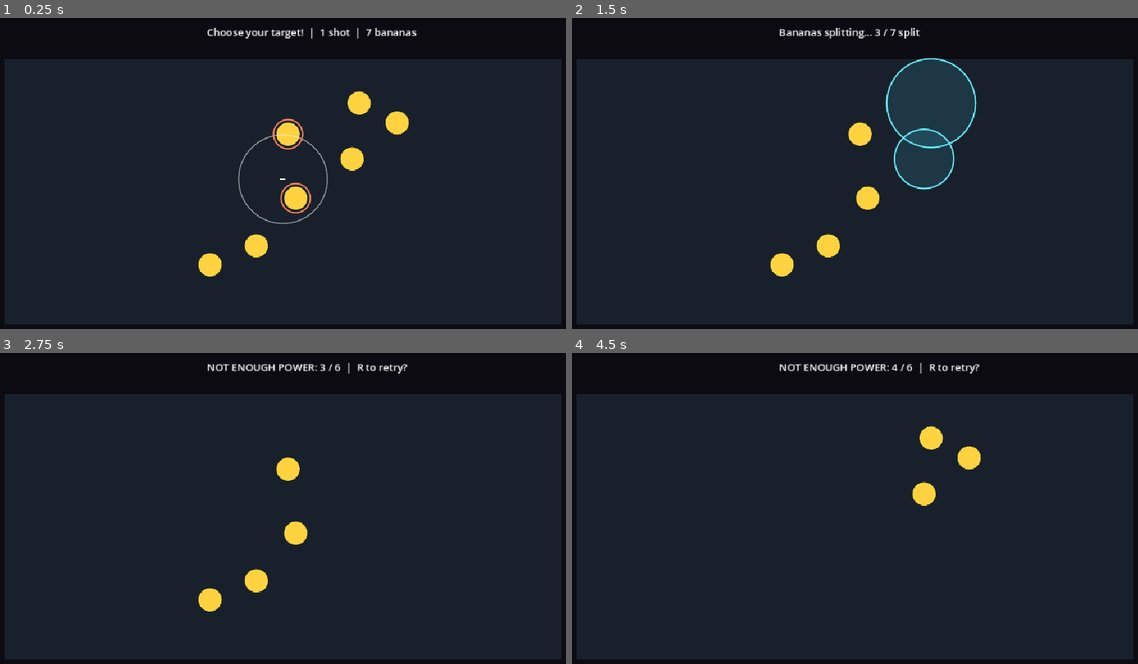
Above: before the commit, frames 1-4 (two rows, left to right).
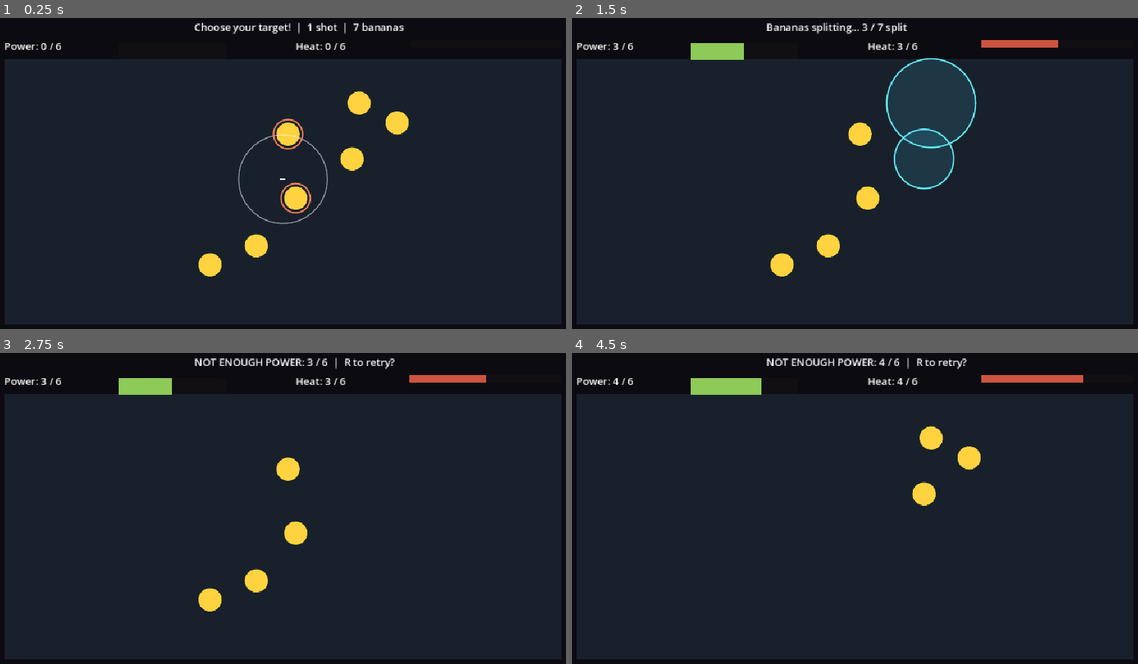
Above: after the commit, the same moments.

Repository: UnderstoodUseYourUsernameHere/banana-fission
Game: Godot game, scene res://scenes/main.tscn
Same seed, same stepped clock (60 frames per second), same inputs: the game is played once before the commit and once after it.
Inputs (mouse positions are in pixels of both pictures, inside the frame that each line leads up to):
- Up to frame 1 (0.25 s): no input
- Up to frame 2 (1.5 s): tap Enter at 0.5 s; move the mouse to (990, 161) at 0.52 s; press the mouse at (990, 161) at 0.53 s; hold Right 0.53-1.28 s; move the mouse to (730, 195) at 1.27 s; release the mouse at (730, 195) at 1.28 s; hold Down from 1.28 s (still down); tap Alt at 1.35 s; click (730, 195) at 1.42 s
- Up to frame 3 (2.75 s): move the mouse to (345, 440) at 2.02 s; release Down at 2.03 s; hold Right from 2.03 s (still down); tap Shift at 2.1 s; click (345, 440) at 2.17 s
- Up to frame 4 (4.5 s): tap R (restart) at 2.75 s; move the mouse to (826, 583) at 2.77 s; release Right at 2.78 s; hold Up 2.78-3.53 s; click (826, 583) at 2.85 s; move the mouse to (1036, 564) at 3.52 s; hold Left from 3.53 s (still down); tap Alt at 3.6 s; click (1036, 564) at 3.67 s; move the mouse to (673, 461) at 4.27 s; tap Shift at 4.35 s; click (673, 461) at 4.42 s

The runs differ from the first frame. In frame 1, 1.1% of the frame differs, in the area x 0-74%, y 1-11%; in frame 2, 1.7%; in frame 3, 1.9%; in frame 4, 2.2%, in the area x 0-91%, y 1-14%.

Commit message:
feat: add reactor power and heat meters

Diff:
--- a/scenes/main.tscn
+++ b/scenes/main.tscn
@@ -3,6 +3,12 @@
 [ext_resource type="Script" uid="uid://b38ta8saxrjul" path="res://scripts/main.gd" id="1_o5qli"]
 [ext_resource type="PackedScene" uid="uid://chn41nef2631r" path="res://scenes/banana.tscn" id="2_0wfyh"]
 [ext_resource type="Script" uid="uid://t482fluxjctx" path="res://scripts/aim.gd" id="3_sugp2"]
+
+[sub_resource type="StyleBoxFlat" id="StyleBoxFlat_pspmk"]
+bg_color = Color(0.5580934, 0.79221535, 0.34376252, 1)
+
+[sub_resource type="StyleBoxFlat" id="StyleBoxFlat_mi5ts"]
+bg_color = Color(0.80208564, 0.3283373, 0.24766997, 1)
 
 [node name="Main" type="Node2D" unique_id=922528448]
 script = ExtResource("1_o5qli")
@@ -66,17 +72,17 @@
 
 [node name="Title" type="Label" parent="HUD" unique_id=356108313]
 offset_left = 40.0
-offset_top = 20.0
+offset_top = 10.0
 offset_right = 320.0
-offset_bottom = 60.0
+offset_bottom = 44.0
 theme_override_font_sizes/font_size = 24
 
 [node name="Status" type="Label" parent="HUD" unique_id=674105017]
 unique_name_in_owner = true
-offset_left = 360.0
-offset_top = 26.0
-offset_right = 940.0
-offset_bottom = 54.0
+offset_left = 340.0
+offset_top = 18.0
+offset_right = 920.0
+offset_bottom = 44.0
 text = "RATTICUS' BANANILATOR"
 
 [node name="Help" type="Label" parent="HUD" unique_id=395654825]
@@ -84,3 +90,41 @@
 offset_top = 508.0
 offset_right = 920.0
 offset_bottom = 532.0
+
+[node name="PowerLabel" type="Label" parent="HUD" unique_id=305983461]
+unique_name_in_owner = true
+offset_left = 40.0
+offset_top = 48.0
+offset_right = 210.0
+offset_bottom = 72.0
+text = "Power: 0 / 6"
+
+[node name="PowerBar" type="ProgressBar" parent="HUD" unique_id=1001283328]
+unique_name_in_owner = true
+offset_left = 220.0
+offset_top = 55.0
+offset_right = 390.0
+offset_bottom = 82.0
+mouse_filter = 2
+theme_override_styles/fill = SubResource("StyleBoxFlat_pspmk")
+step = 1.0
+show_percentage = false
+
+[node name="HeatLabel" type="Label" parent="HUD" unique_id=172356370]
+unique_name_in_owner = true
+offset_left = 500.0
+offset_top = 48.0
+offset_right = 670.0
+offset_bottom = 72.0
+text = "Heat: 0 / 7"
+
+[node name="HeatBar" type="ProgressBar" parent="HUD" unique_id=670882798]
+unique_name_in_owner = true
+offset_left = 680.0
+offset_top = 50.0
+offset_right = 920.0
+offset_bottom = 62.0
+mouse_filter = 2
+theme_override_styles/fill = SubResource("StyleBoxFlat_mi5ts")
+step = 1.0
+show_percentage = false
--- a/scripts/main.gd
+++ b/scripts/main.gd
@@ -17,6 +17,10 @@
 @onready var banana_container: Node2D = $%Bananas
 @onready var aim: AimController = $%Aim
 @onready var status: Label = $%Status
+@onready var power_label: Label = $%PowerLabel
+@onready var power_bar: ProgressBar = $%PowerBar
+@onready var heat_label: Label = $%HeatLabel
+@onready var heat_bar: ProgressBar = $%HeatBar
 
 var state: RoundState = RoundState.AIMING
 var split_count: int = 0
@@ -115,6 +119,8 @@
 	_update_status()
 
 func _update_status() -> void:
+	_update_readouts()
+
 	match state:
 		RoundState.AIMING:
 			status.text = "Choose your target!  |  1 shot  |  %d bananas" % (bananas.size())
@@ -127,3 +133,13 @@
 				status.text = "STABLE! Power %d  |  Heat %d  | R to retry!" % [power_total, heat_total]
 			else:
 				status.text = "NOT ENOUGH POWER: %d / %d  |  R to retry?" % [power_total, power_target]
+
+func _update_readouts() -> void:
+	power_label.text = "Power: %d / %d" % [power_total, power_target]
+	heat_label.text = "Heat: %d / %d" % [heat_total, heat_limit]
+
+	power_bar.max_value = power_target
+	power_bar.value = power_total
+
+	heat_bar.max_value = heat_limit
+	heat_bar.value = heat_total
